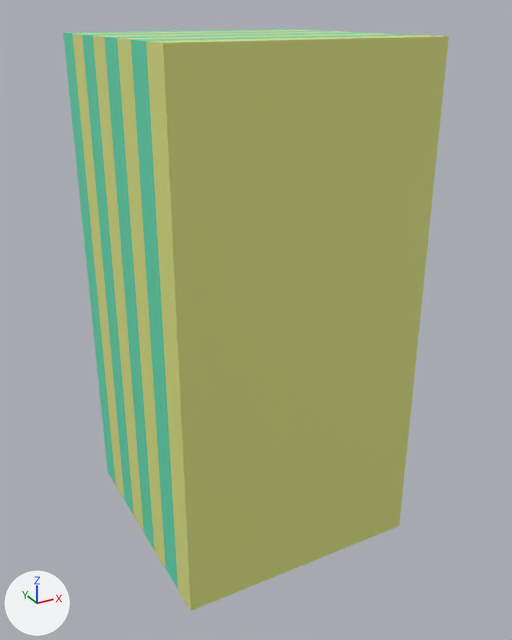
Renders of the FBX model Assets/Model/Stage/StageT3.fbx from each side of a commit.
Before and after are seen from a 50 mm camera at (-6.29, -11.94, 10.42) aimed at (0.13, -0.28, 4.59). Arrows for +X, +Y and +Z are at lower left; the lights stay in place. Where no turn or scale is listed for an object, it has been applied to the vertices. Vertices at the same position are counted once.

The first picture shows '立方体.001'.
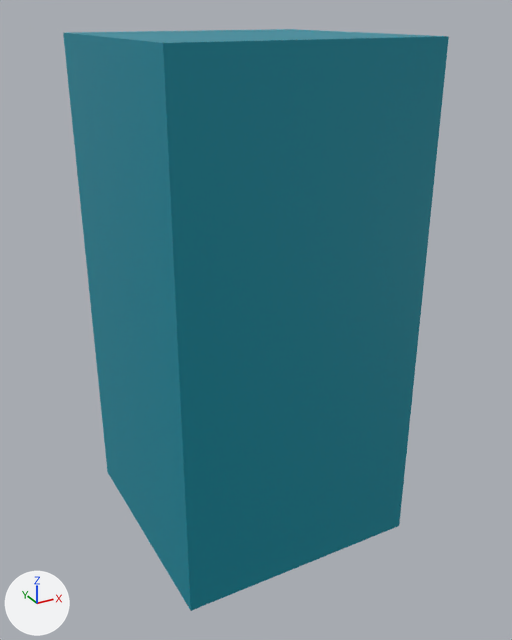
Where the change shows, as pixel boxes (x1, y1, x2, y2) in the pictures (512 x 640 px):
part 1 of me_立方体_005, cut back
    both: (63, 29, 443, 610)
part 2 of me_立方体_005, recoloured (yellow to cyan)
    both: (163, 36, 449, 611)

The change, as a diff of the scene's bpy script:
```diff
--- a/Assets/Model/Stage/StageT3.fbx.py
+++ b/Assets/Model/Stage/StageT3.fbx.py
@@ mat_material_006 @@
+mat_material_006 = principled_material('Material.006')
+mat_material_006.base_color = (0.0, 0.261, 0.349)  # cyan #008c9f
@@ me_立方体_005 @@
 # used by ob_立方体_001; location = (0.0, 0.0, 0.0)
-me_立方体_005.from_pydata(...)  # 36 vertices, 68 faces; spans x -2.5..2.5, y -2.5..2.5, z 0.0..10.0
-me_立方体_005.materials.append(mat_material_002)  # green #61e0b4
+me_立方体_005.from_pydata(...)  # 8 vertices, 12 faces; spans x -2.5..2.5, y -2.5..2.5, z 0.0..10.0
+# me_立方体_005 part 1
+# 28 vertices are removed from x -2.5..2.5, y -1.88..1.88, z 0.0..10.0
+# 64 faces are deleted
+# 8 new faces join them
+# me_立方体_005 part 2: 2 faces spanning x -2.5..2.5, y -2.5, z 0.0..10.0 switch from mat_material_005 (yellow #e1e785) to mat_material_006 (cyan #008ca0)
```
